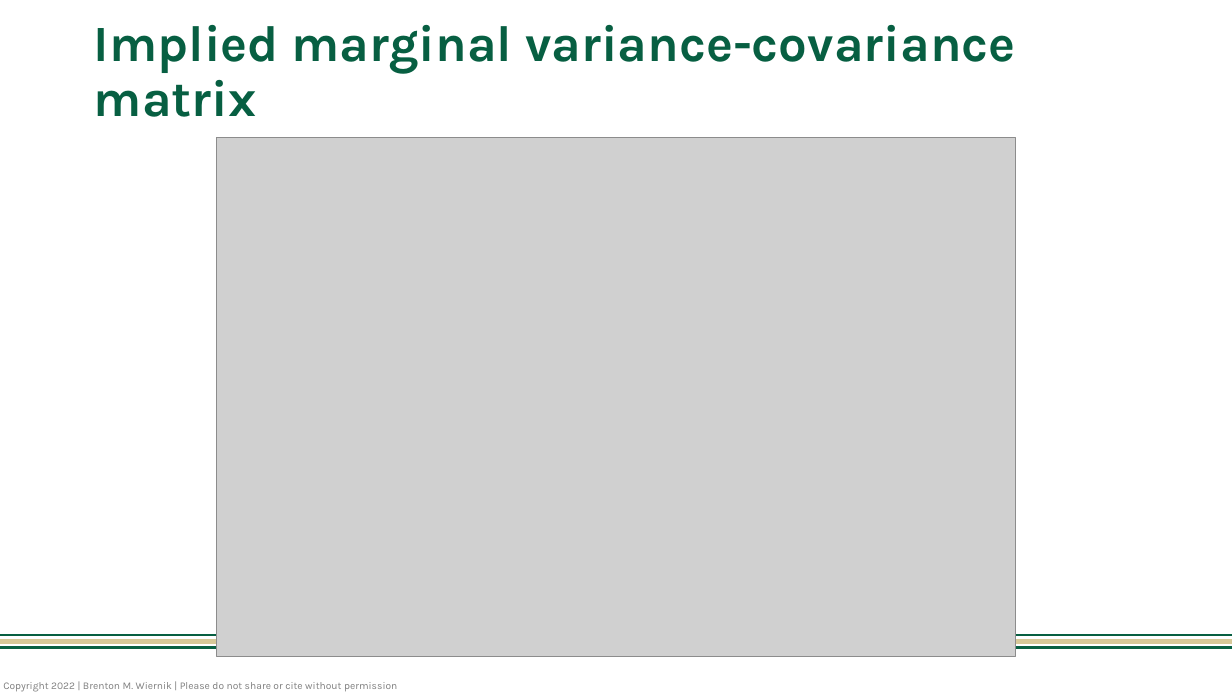
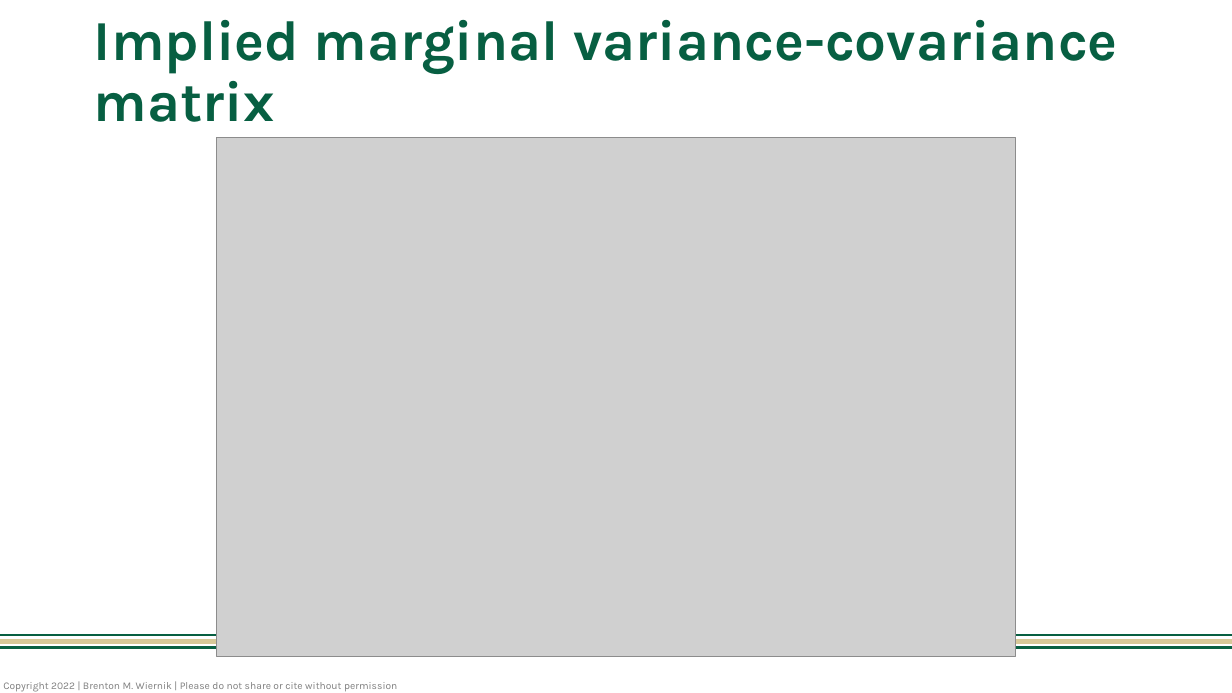
Before and after one commit to bwiernik/meta-workshop, a slide deck: slide 7 of slides/07_dependency.pptx. Drawn at 1232x693 pixels with LibreOffice and Linux fonts; fonts in the diff are those of the drawing; grey boxes stand for pictures. Boxes give left, top, right and bottom in pixels: in the first picture for what was removed or moved away, otherwise in the second. Text is boxed around its words. In the diff, an @@ line names an element or a change of style, - is before the commit and + after.

```diff
--- a/slides/07_dependency.pptx
+++ b/slides/07_dependency.pptx
@@ title "Implied marginal variance-covariance matrix" at (94,20,1118,122): size 39.6 to 44 pt @@
```
Also in this commit, not shown: 4 other slides changed, 8 other files.
